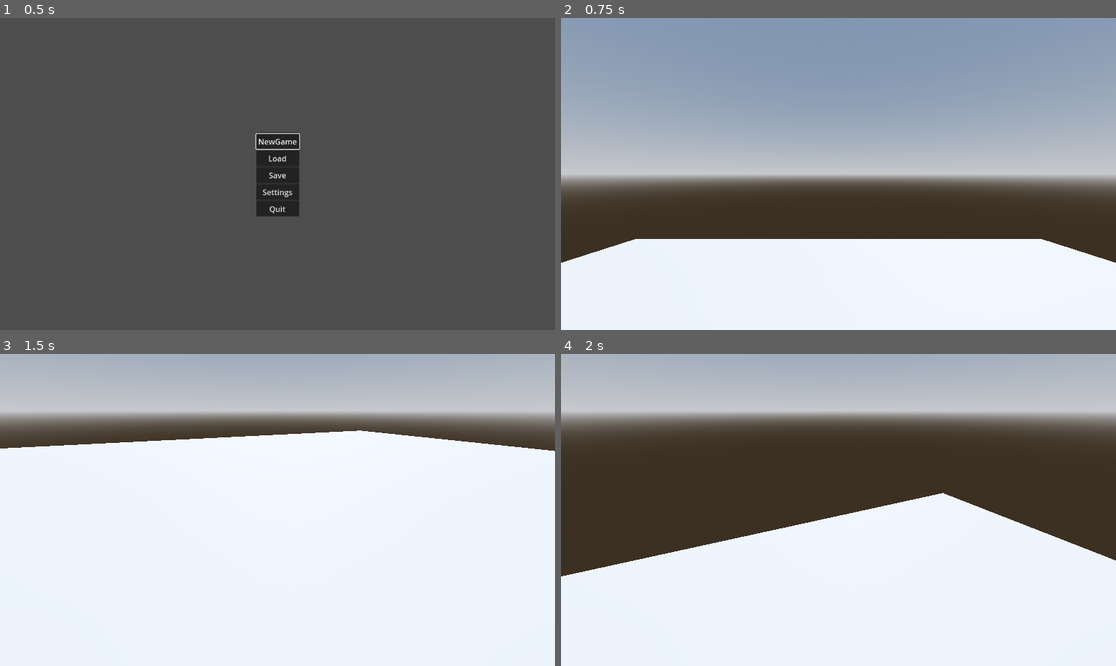
Above: before the commit, frames 1-4 (two rows, left to right).
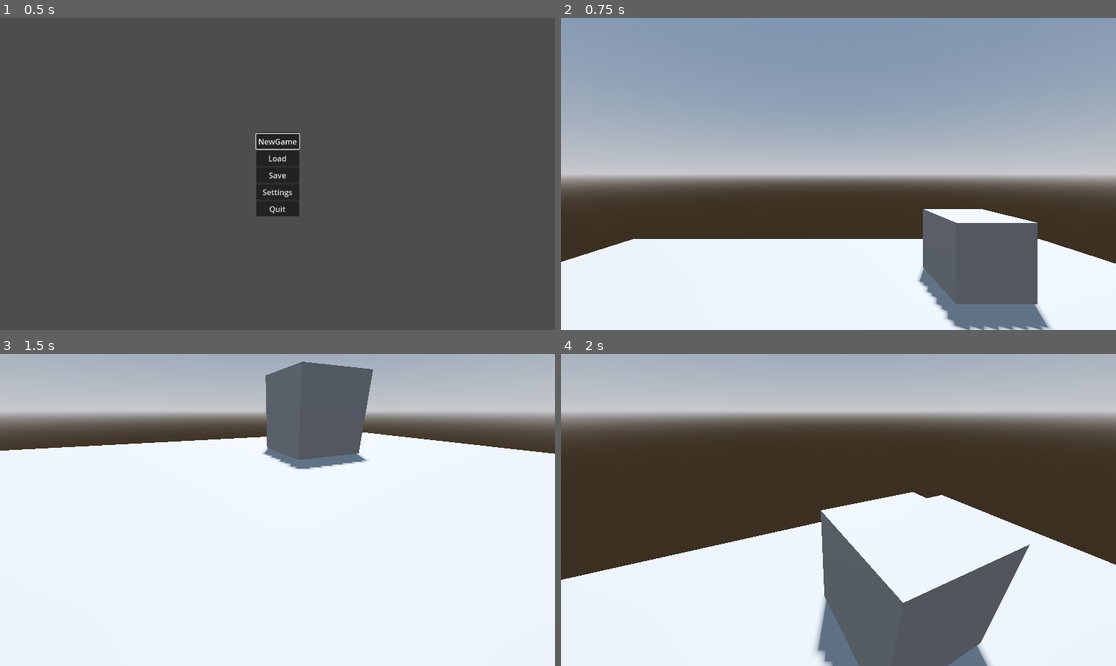
Above: after the commit, the same moments.

Repository: theTyrantPenguinKing/DaemonRealm
Game: Godot game, scene res://main/main.tscn
Same seed, same stepped clock (60 frames per second), same inputs: the game is played once before the commit and once after it.
Inputs (mouse positions are in pixels of both pictures, inside the frame that each line leads up to):
- Up to frame 1 (0.5 s): no input
- Up to frame 2 (0.75 s): click "NewGame" at 0.5 s
- Up to frame 3 (1.5 s): tap Enter at 1.25 s; move the mouse to (305, 510) at 1.27 s; hold W (move_forward) from 1.28 s (still down); hold C (crouch) from 1.28 s (still down)
- Up to frame 4 (2 s): keep holding W (move_forward); keep holding C (crouch); tap Shift (jump) at 1.52 s

Frame 1 is identical in both runs. In frame 2, 7.6% of the frame differs, in the area x 0-100%, y 61-100%; in frame 3, 6.0%; in frame 4, 11%, in the area x 0-100%, y 44-100%.

Commit message:
[Feature] Head bobbing implemented

Diff:
--- a/characters/player/player_controller.tscn
+++ b/characters/player/player_controller.tscn
@@ -276,10 +276,11 @@
 "crouch": SubResource("Animation_3qwcs")
 }
 
-[node name="PlayerController" type="CharacterBody3D" node_paths=PackedStringArray("camera_controller")]
+[node name="PlayerController" type="CharacterBody3D" node_paths=PackedStringArray("camera_controller", "camera")]
 process_mode = 1
 script = ExtResource("1_42pmi")
 camera_controller = NodePath("CameraController")
+camera = NodePath("CameraController/Camera3D")
 player_data = ExtResource("2_g35bi")
 horizontal_sensitivity = 0.4
 vertical_sensitivity = 0.4
@@ -297,9 +298,7 @@
 [node name="CameraController" type="Node3D" parent="."]
 transform = Transform3D(1, 0, 0, 0, 1, 0, 0, 0, 1, 0, 1.6, 0)
 
-[node name="HeadBobbing" type="Node3D" parent="CameraController"]
-
-[node name="Camera3D" type="Camera3D" parent="CameraController/HeadBobbing"]
+[node name="Camera3D" type="Camera3D" parent="CameraController"]
 
 [node name="PlayerAnimations" type="AnimationPlayer" parent="."]
 unique_name_in_owner = true
--- a/characters/player/scripts/player_controller.gd
+++ b/characters/player/scripts/player_controller.gd
@@ -3,6 +3,7 @@
 
 @export_group("Player Nodes")
 @export var camera_controller : Node3D
+@export var camera : Camera3D
 @export var player_data : Resource
 
 @export_group("Mouse Properties")
@@ -15,11 +16,15 @@
 @export_range(45.0, 90.0, 0.1, "radians_as_degrees") \
 		var upper_vertical_angle : float = deg_to_rad(75.0)
 
+@export_group("Head Bobbing Parameters")
+@export_range(1.0, 4.0, 0.1) var bob_frequency : float = 2.0
+@export_range(0.01, 0.1, 0.01) var bob_amplitude : float = 0.05
 
 var input_dir : Vector2
 var direction : Vector3
 var speed : float
 var interpolation_amount = 0.15
+var bob_time : float = 0.0
 
 func _ready() -> void:
 	pass
@@ -31,9 +36,9 @@
 		var rot_ver : float = deg_to_rad(-event.relative.y) * \
 				vertical_sensitivity
 
-		rotate_y(rot_hor)
-		camera_controller.rotate_x(rot_ver)
-		camera_controller.rotation.x = clamp(camera_controller.rotation.x,\
+		camera_controller.rotate_y(rot_hor)
+		camera.rotate_x(rot_ver)
+		camera.rotation.x = clamp(camera.rotation.x,\
 				lower_vertical_angle, upper_vertical_angle)
 
 func _physics_process(delta: float) -> void:
@@ -43,7 +48,19 @@
 
 	update_direction()
 
+	bob_time += delta * velocity.length() * float(is_on_floor())
+	camera.transform.origin = head_bob(bob_time)
+
 	move_and_slide()
 
 func update_direction() -> void:
-	direction = global_transform.basis * Vector3(input_dir.x, 0.0, input_dir.y)
+	direction = camera_controller.transform.basis * \
+			Vector3(input_dir.x, 0.0, input_dir.y)
+
+func head_bob(time : float) -> Vector3:
+	var pos : Vector3 = Vector3.ZERO
+
+	pos.y = sin(time * bob_frequency) * bob_amplitude
+	pos.x = cos(time * bob_frequency) * bob_amplitude
+
+	return pos
--- a/levels/map_1.tscn
+++ b/levels/map_1.tscn
@@ -52,3 +52,7 @@
 
 [node name="PlayerController" parent="." instance=ExtResource("1_4gmbn")]
 player_data = SubResource("Resource_im053")
+
+[node name="CSGBox3D" type="CSGBox3D" parent="."]
+transform = Transform3D(1, 0, 0, 0, 1, 0, 0, 0, 1, 2, 0.5, -3)
+use_collision = true
--- a/ui/debug_panel.tscn
+++ b/ui/debug_panel.tscn
@@ -16,8 +16,6 @@
 
 [node name="PanelContainer" type="PanelContainer" parent="."]
 layout_mode = 0
-offset_right = 40.0
-offset_bottom = 40.0
 
 [node name="VBoxContainer" type="VBoxContainer" parent="PanelContainer"]
 layout_mode = 2
